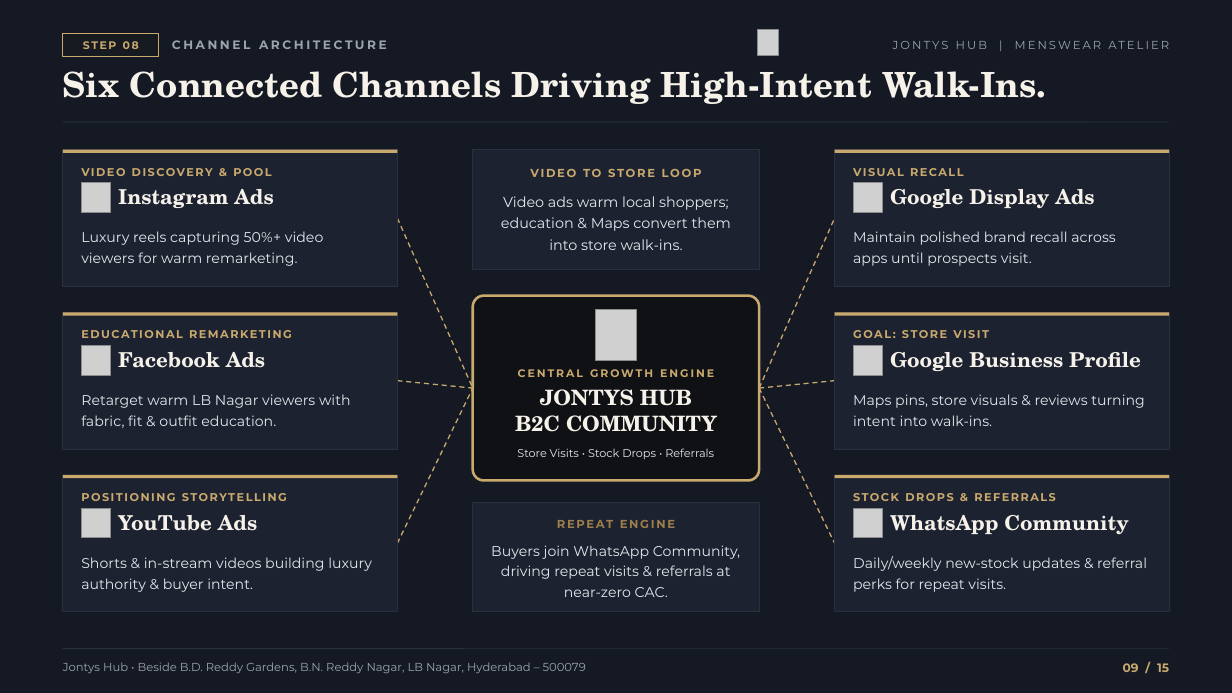
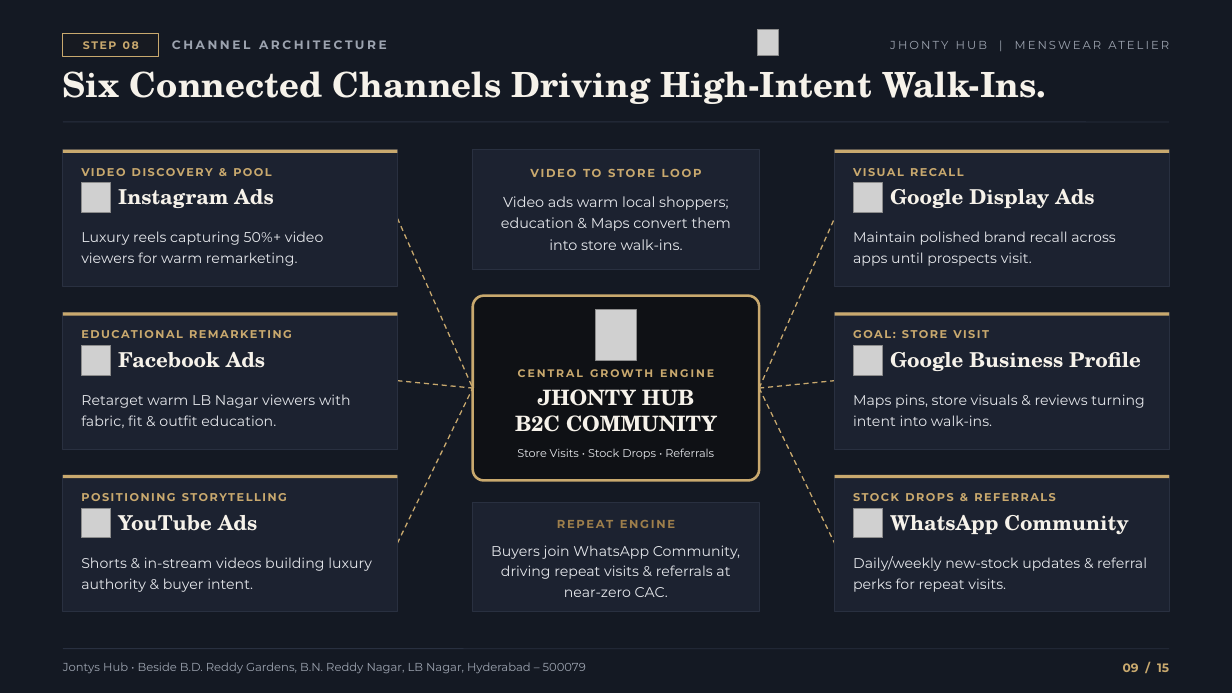
Before and after one commit to shettyhari/Jhonty-Hub-planning, a slide deck: slide 9 of Jontys_Hub_Premium_Growth_Strategy.pptx. Drawn at 1232x693 pixels with LibreOffice and Linux fonts; fonts in the diff are those of the drawing; grey boxes stand for pictures. Boxes give left, top, right and bottom in pixels: in the first picture for what was removed or moved away, otherwise in the second. Text is boxed around its words. In the diff, an @@ line names an element or a change of style, - is before the commit and + after.

Commit message:
Refine Jhonty Hub logo to authentic luxury crest vector, tighten spacing everywhere, and clarify client-supplied reels in deliverables

```diff
--- a/Jontys_Hub_Premium_Growth_Strategy.pptx
+++ b/Jontys_Hub_Premium_Growth_Strategy.pptx
@@ text at bbox=[890, 41, 1169, 49]: text changed @@
-JONTYS HUB | MENSWEAR ATELIER
+JHONTY HUB | MENSWEAR ATELIER
@@ text at bbox=[538, 389, 694, 406]: text changed @@
-JONTYS HUB
+JHONTY HUB
```
Also in this commit, not shown: 14 other slides changed, 6 other files.
